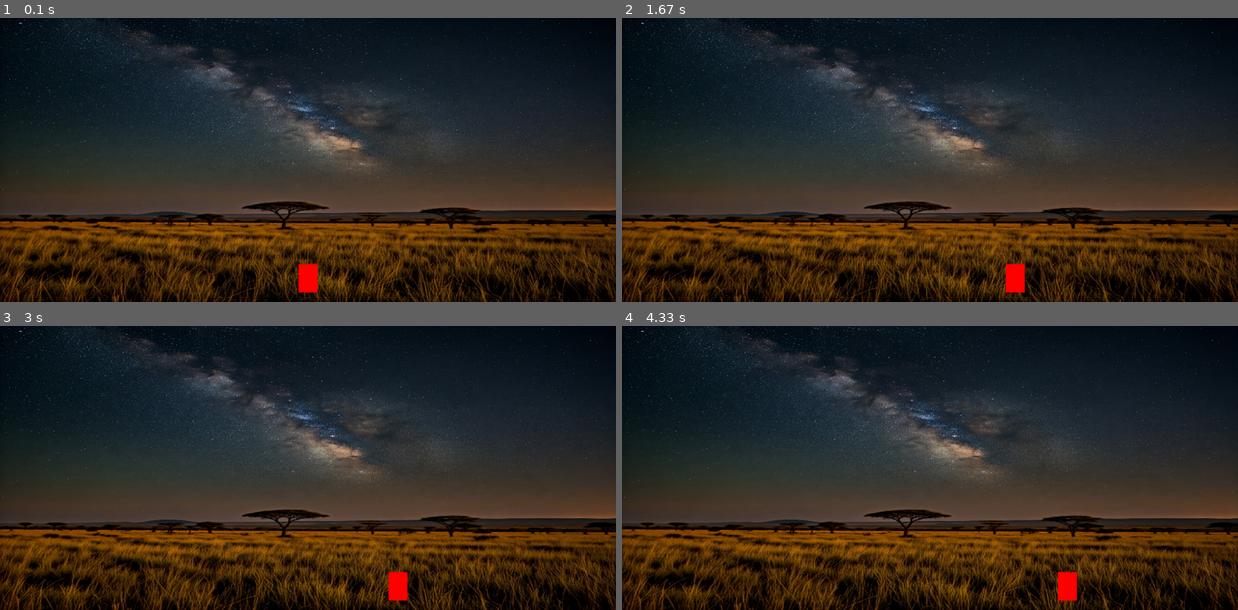
Above: before the commit, frames 1-4 (two rows, left to right).
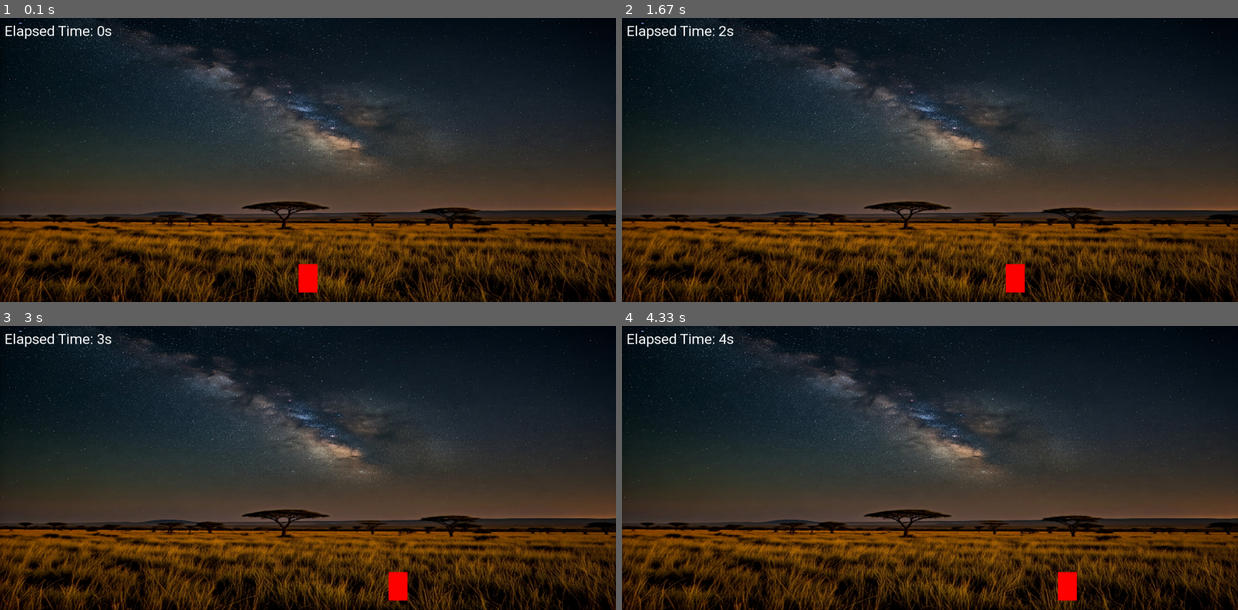
Above: after the commit, the same moments.

Repository: ramojo/python_games_with_pygame
Game: pygame game, started from space_dodger/main.py
The game is run twice, just before and just after one commit, with the same random seed, the same clock (stepped at 60 frames per second) and the same inputs.
Inputs:
- Up to frame 1 (0.1 s): no input
- Up to frame 2 (1.67 s): hold Right 0.33-0.8 s; hold Right 0.83-1.3 s; hold Left from 1.33 s (still down)
- Up to frame 3 (3 s): release Left at 1.87 s; hold Left 1.9-2.3 s; hold Right 2.33-2.97 s
- Up to frame 4 (4.33 s): hold Left 3-3.47 s; hold Right 3.5-3.97 s; hold Right from 4 s (still down)

The runs differ from the first frame. In frame 1, 0.3% of the frame differs, in the area x 0-19%, y 2-8%; in frame 2, 0.3%; in frame 3, 0.3%; in frame 4, 0.3%.

Commit message:
Added elapsed time counter to top left of window

Diff:
--- /dev/null
+++ b/pyproject.toml
@@ -0,0 +1,16 @@
+[tool.poetry]
+name = "python-games-with-pygame"
+version = "0.1.0"
+description = "Games made with pygame"
+authors = ["Allan Ramogo <amramogo@gmail.com>"]
+readme = "README.md"
+package-mode = false
+
+[tool.poetry.dependencies]
+python = "^3.12"
+pygame = "^2.6.1"
+
+
+[build-system]
+requires = ["poetry-core"]
+build-backend = "poetry.core.masonry.api"
--- a/space_dodger/main.py
+++ b/space_dodger/main.py
@@ -1,6 +1,8 @@
 import pygame
 import random
 import time
+
+pygame.font.init()
 
 WIDTH, HEIGHT = 1300, 600
 WINDOW = pygame.display.set_mode((WIDTH, HEIGHT))
@@ -14,11 +16,23 @@
 PLAYER_HEIGHT = 60
 PLAYER_WIDTH = 40
 PLAYER_VELOCITY = 5
+
 clock = pygame.time.Clock()
 
+start_time = time.time()
+elapsed_time = 0
+end_time = time.time() - start_time
 
-def draw(player):
+FONT = pygame.font.SysFont("roboto", 30)
+
+
+def draw(player, elapsed_time):
     WINDOW.blit(BACKGROUND, (0, 0))  # Draw background
+
+    elapsed_time_text = FONT.render(
+        f"Elapsed Time: {round(elapsed_time)}s", True, "white"
+    )
+    WINDOW.blit(elapsed_time_text, (10, 10))
 
     pygame.draw.rect(WINDOW, "red", player)
     pygame.display.update()  # Update the display
@@ -35,6 +49,7 @@
 
     while run:  # Game loop
         clock.tick(60)  # Sets the FPS to 60
+        elapsed_time = time.time() - start_time
         # Event handling MUST be inside the loop
         for event in pygame.event.get():
             if event.type == pygame.QUIT:
@@ -46,7 +61,7 @@
             player.x -= PLAYER_VELOCITY
         if keys[pygame.K_RIGHT] and player.x + PLAYER_VELOCITY <= WIDTH - PLAYER_WIDTH:
             player.x += PLAYER_VELOCITY
-        draw(player)
+        draw(player, elapsed_time)
     pygame.quit()
 
 
Not shown, added: poetry.lock
